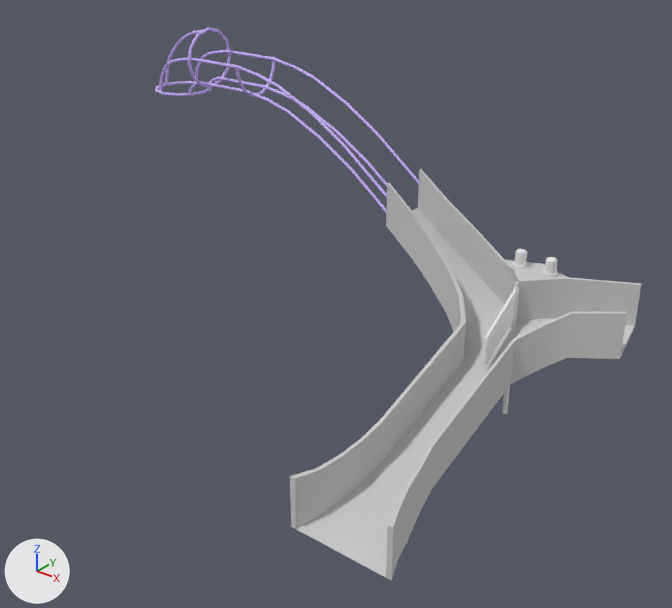
One commit to the FBX model Kalevala Pinball/Assets/Models/Middle Ramp.FBX: the scene before it, then after it.
The view is the same before and after, from a camera (50 mm lens) standing at (0.297, 0.071, 0.286) and looking at (0.005, 0.436, 0.06). The axes (+X, +Y, +Z) are drawn at lower left. The lights are the same throughout. Where no turn or scale is listed for an object, it has been applied to the vertices.

The scene before the commit, as lines of its bpy script (objects in view):
```python
ob_base026 = bpy.data.objects.new('Base026', me_mesh_003)
ob_base026.location = (0.0826, 0.5011, 0.0818)
ob_base027 = bpy.data.objects.new('Base027', me_mesh_005)
ob_base027.location = (0.1007, 0.5011, 0.0818)
ob_light010 = bpy.data.objects.new('Light010', me_mesh_004)
ob_light010.location = (0.0826, 0.5011, 0.0838)
ob_light011 = bpy.data.objects.new('Light011', me_mesh_006)
ob_light011.location = (0.1007, 0.5011, 0.0838)
ob_ramp_entrance = bpy.data.objects.new('Ramp Entrance', me_mesh)
ob_ramp_entrance.location = (0.088, 0.3771, 0.0)
ob_redirector = bpy.data.objects.new('Redirector', me_mesh_001)
ob_redirector.location = (0.0911, 0.4821, 0.0683)
ob_wire_ramp = bpy.data.objects.new('Wire Ramp', me_mesh_002)
ob_wire_ramp.location = (-0.0978, 0.4832, 0.1653)
```
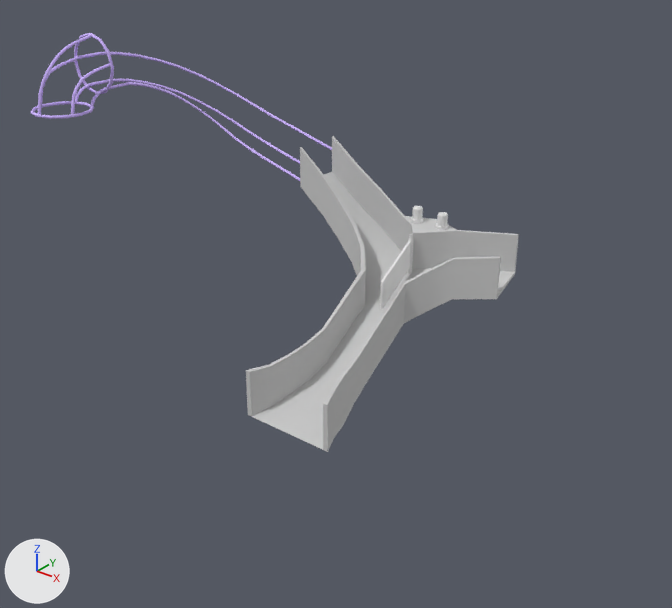
Changed parts and their boxes (x1, y1, x2, y2) in the pictures (672 x 608 px; the box of a moved part takes in the faces that stretch with it):
'Ramp Entrance', reshaped, moved (22% narrower, 23% shorter): before (290, 169, 641, 581); after (246, 136, 519, 452)
'Wire Ramp', reshaped, moved (14% wider, 20% shorter): before (155, 28, 419, 213); after (30, 33, 332, 181)
'Redirector', moved: before (483, 282, 519, 414); after (380, 234, 413, 309)
'Light011', moved: before (545, 257, 558, 273); after (437, 212, 448, 227)
'Light010', moved: before (515, 249, 527, 265); after (412, 206, 423, 220)
'Base027', moved: before (543, 269, 558, 277); after (435, 223, 449, 230)
'Base026', moved: before (513, 261, 528, 269); after (411, 217, 424, 223)
part 1 of me_mesh, moved or reshaped: before (290, 323, 515, 581); after (246, 270, 405, 452)
part 2 of me_mesh_002, added (purple): after (74, 33, 114, 94)
part 3 of me_mesh_002, added: after (30, 101, 94, 119)
part 4 of me_mesh_002, added (purple): after (42, 52, 332, 151)
part 5 of me_mesh_002, added (purple): after (90, 82, 300, 181)
part 6 of me_mesh_002, added (purple): after (75, 79, 300, 164)
part 7 of me_mesh_002, added: after (38, 35, 91, 114)
part 8 of me_mesh_002, added: after (71, 63, 110, 114)
part 9 of me_mesh_002, deleted: before (155, 81, 211, 96)
part 10 of me_mesh_002, deleted (purple): before (187, 28, 231, 88)
part 11 of me_mesh_002, deleted: before (235, 57, 276, 97)
part 12 of me_mesh_002, deleted: before (165, 30, 209, 85)
part 13 of me_mesh_002, deleted (purple): before (159, 50, 419, 213)

What the commit changed:
me_mesh has 111 vertices, 92 faces and spans x -0.078..0.065, y -0.046..0.134, z 0.0..0.121.
me_mesh is used by ob_ramp_entrance; location (0.088, 0.3771, 0.0).
me_mesh part 1: all 40 vertices in x -0.026..0.032, y -0.046..0.005, z 0.0..0.039 are moved by (0.0, 0.036, 0.0).
me_mesh_002 is used by ob_wire_ramp; location (-0.0978, 0.4832, 0.1653).
me_mesh_002 had 722 vertices, 680 faces and spanned x -0.091..0.108, y -0.009..0.029, z -0.07..0.022.
me_mesh_002 now has 729 vertices, 1402 faces and spans x -0.024..0.108, y -0.12..0.023, z -0.07..0.022.
me_mesh_002 part 2: a new loose piece, a torus around y (ring radius 0.018, tube radius 0.001) spanning x -0.0237..0.0143, y -0.0755..-0.0735, z -0.0164..0.0216, in mat_17___default (purple #cdb4ff).
me_mesh_002 part 3: a new loose piece, a torus around z (ring radius 0.018, tube radius 0.001) spanning x -0.0237..0.0143, y -0.1203..-0.0823, z -0.0216..-0.0196, in mat_17___default (purple #cdb4ff).
me_mesh_002 part 4: a new loose piece of 152 vertices spanning x -0.022..0.108, y -0.107..0.023, z -0.054..0.006, in mat_17___default (purple #cdb4ff).
me_mesh_002 part 5: a new loose piece of 128 vertices spanning x 0.003..0.108, y -0.087..-0.004, z -0.07..-0.01, in mat_17___default (purple #cdb4ff).
me_mesh_002 part 6: a new loose piece of 128 vertices spanning x -0.013..0.108, y -0.087..0.014, z -0.07..-0.01, in mat_17___default (purple #cdb4ff).
me_mesh_002 part 7: a new loose piece of 72 vertices spanning x -0.006..-0.004, y -0.119..-0.074, z -0.02..0.021, in mat_17___default (purple #cdb4ff).
me_mesh_002 part 8: a new loose piece of 57 vertices spanning x 0.01..0.012, y -0.107..-0.073, z -0.021..0.006, in mat_17___default (purple #cdb4ff).
me_mesh_002 part 9: the loose piece of 96 vertices spanning x -0.091..-0.053, y -0.009..0.029, z -0.022..-0.02 is deleted.
me_mesh_002 part 10: the loose piece of 96 vertices spanning x -0.046..-0.044, y -0.009..0.029, z -0.016..0.022 is deleted.
me_mesh_002 part 11: the loose piece of 90 vertices spanning x -0.006..-0.004, y -0.008..0.028, z -0.016..0.006 is deleted.
me_mesh_002 part 12: the loose piece of 72 vertices spanning x -0.09..-0.045, y 0.009..0.011, z -0.02..0.021 is deleted.
me_mesh_002 part 13: 368 vertices removed from x -0.078..0.108, y -0.007..0.027, z -0.07..0.006.
Object 'Ramp Entrance' (ob_ramp_entrance) moves from (0.088, 0.3771, 0.0) to (0.0048, 0.3994, 0.0).
Object 'Base027' (ob_base027) moves from (0.1007, 0.5011, 0.0818) to (0.0176, 0.5234, 0.0818).
Object 'Wire Ramp' (ob_wire_ramp) moves from (-0.0978, 0.4832, 0.1653) to (-0.1809, 0.5089, 0.1653).
Object 'Redirector' (ob_redirector) moves from (0.0911, 0.4821, 0.0683) to (0.008, 0.5044, 0.0683).
Object 'Light010' (ob_light010) moves from (0.0826, 0.5011, 0.0838) to (-0.0005, 0.5234, 0.0838).
Object 'Light011' (ob_light011) moves from (0.1007, 0.5011, 0.0838) to (0.0176, 0.5234, 0.0838).
Object 'Base026' (ob_base026) moves from (0.0826, 0.5011, 0.0818) to (-0.0005, 0.5234, 0.0818).
